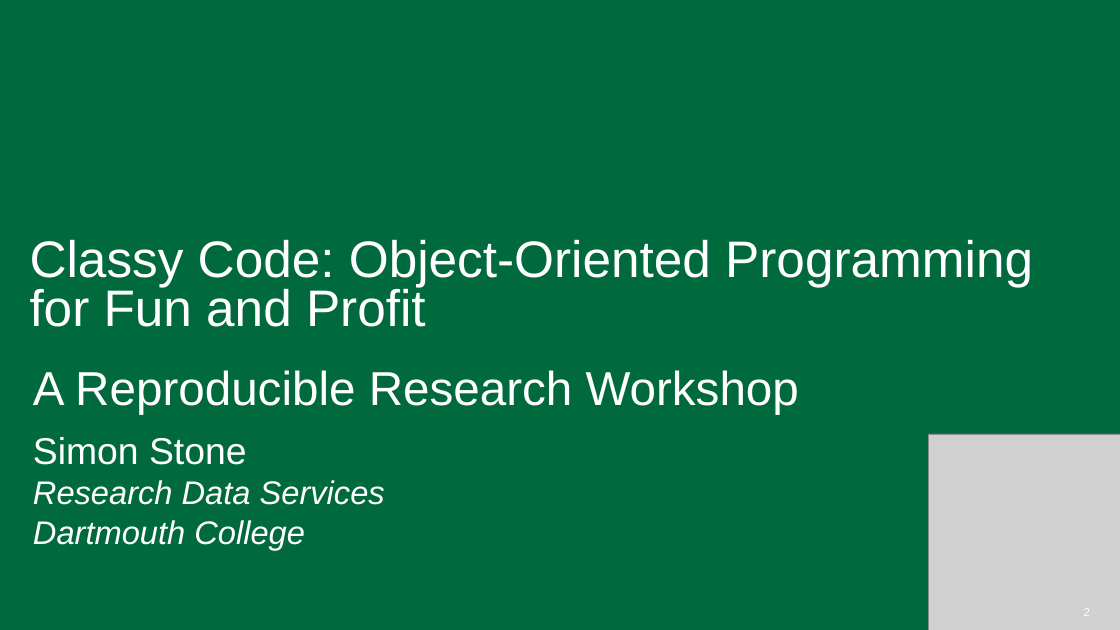
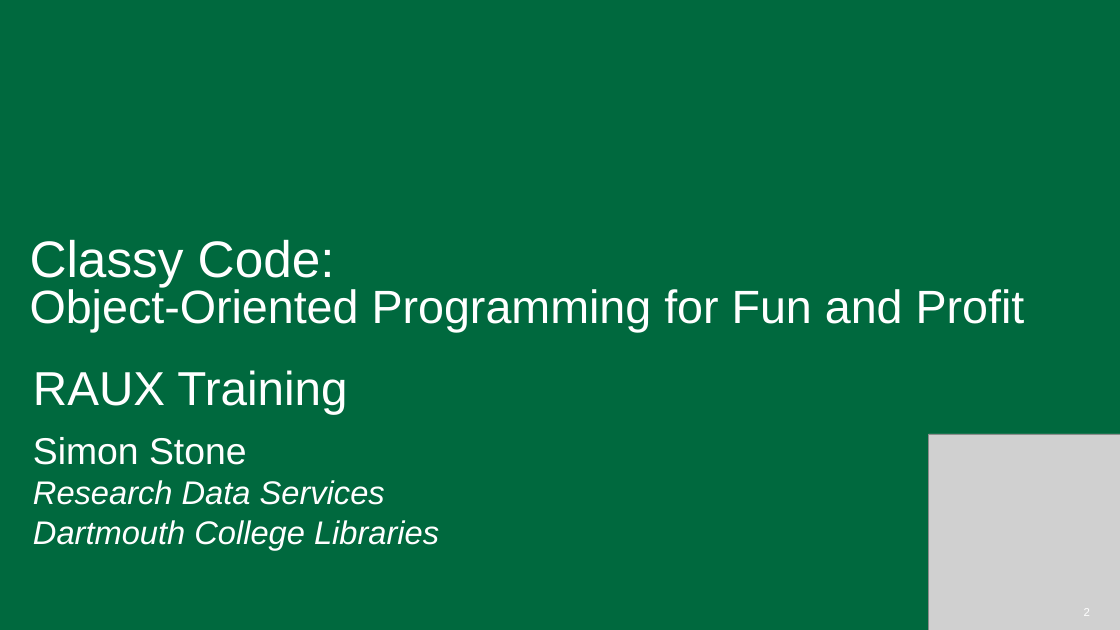
Before and after one commit to Dartmouth-Libraries/classy-code, a slide deck: slide 2 of ppt/OOP-for-Fun-and-Profit.pptx. Drawn at 1120x630 pixels with LibreOffice and Linux fonts; fonts in the diff are those of the drawing; grey boxes stand for pictures; background and template pictures are left out. Boxes give left, top, right and bottom in pixels: in the first picture for what was removed or moved away, otherwise in the second. Text is boxed around its words. In the diff, an @@ line names an element or a change of style, - is before the commit and + after.

Commit message:
adds materials for RAUX

```diff
--- a/ppt/OOP-for-Fun-and-Profit.pptx
+++ b/ppt/OOP-for-Fun-and-Profit.pptx
@@ title "Classy Code: Object-Oriented Programming for ..." at [30, 239, 1025, 332]: size 44 to 40 pt in "Object-Oriented Programming for Fun and Profit" @@
@@ text at [33, 370, 347, 415]: text changed @@
-A Reproducible Research Workshop
+RAUX Training
@@ text at [33, 520, 439, 550]: text changed @@
-Dartmouth College
+Dartmouth College Libraries
```
Also in this commit, not shown: 8 other slides changed, 3 slides removed, 10 other files.
